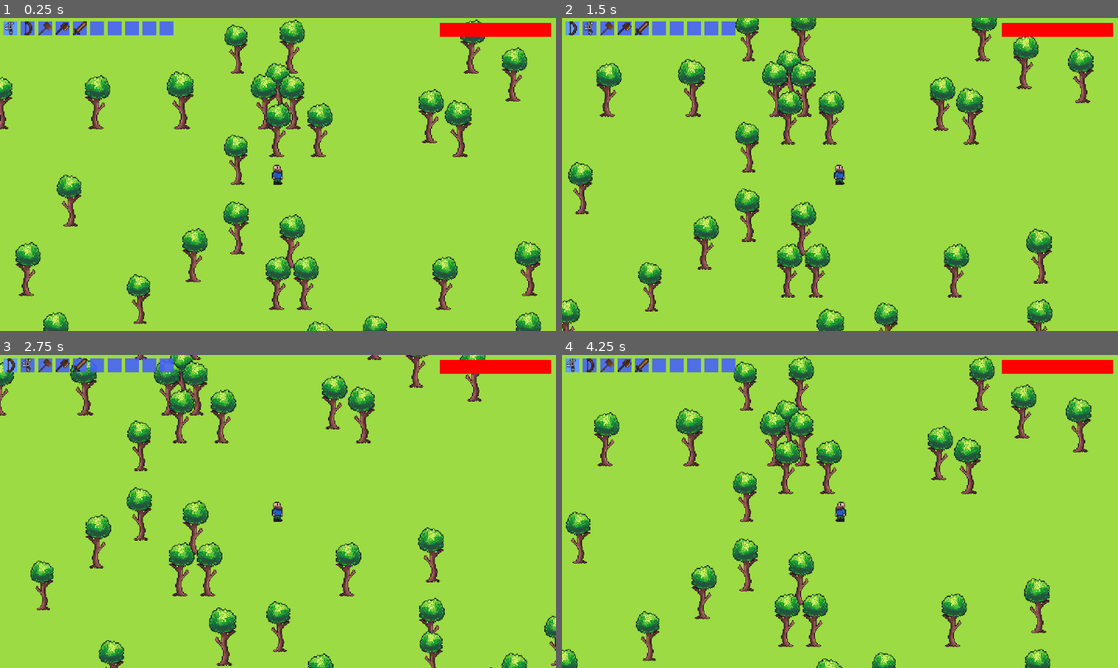
Above: before the commit, frames 1-4 (two rows, left to right).
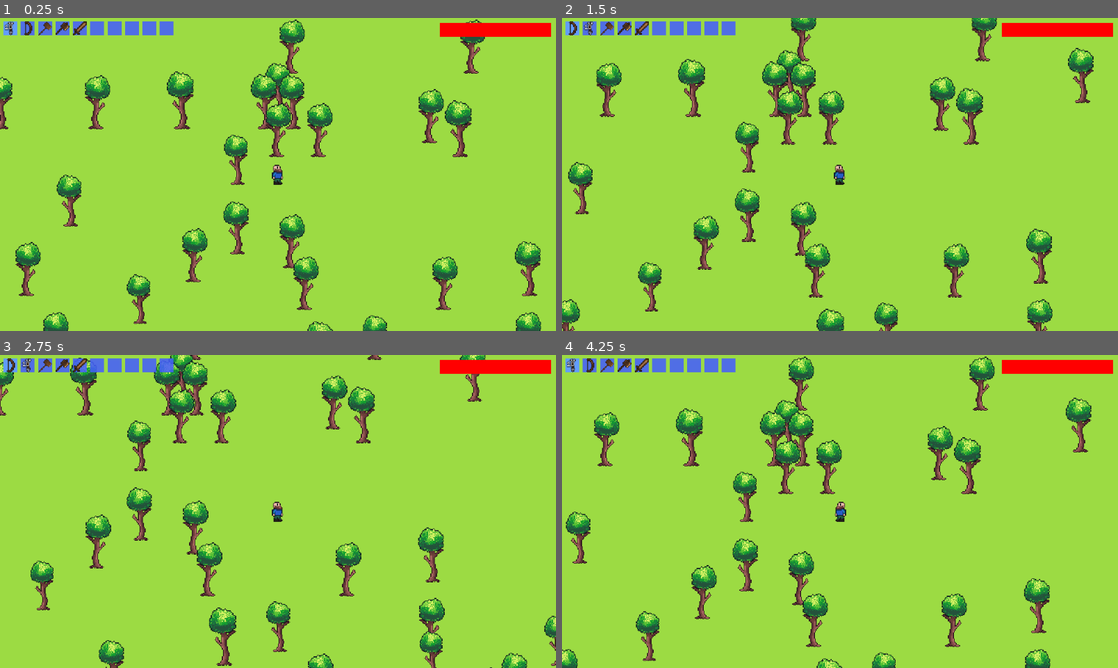
Above: after the commit, the same moments.

Repository: spsJakubSzydlowski/Evergrint
Game: Godot game, scene res://scenes/main.tscn
Two runs of this game, one before a commit and one after it. Both use one fixed random seed, a clock stepped at 60 frames per second and the inputs below.
Inputs (mouse positions are in pixels of both pictures, inside the frame that each line leads up to):
- Up to frame 1 (0.25 s): no input
- Up to frame 2 (1.5 s): tap Enter at 0.5 s; move the mouse to (573, 27) at 0.52 s; hold Right 0.53-1.28 s; tap A (a) at 0.6 s; click (573, 27) at 0.67 s; tap D (d) at 0.8, 1.35 s; move the mouse to (589, 27) at 1.27 s; hold Down from 1.28 s (still down); click (589, 27) at 1.42 s
- Up to frame 3 (2.75 s): tap S (s) at 1.55, 2.1 s; move the mouse to (11, 364) at 2.02 s; release Down at 2.03 s; hold Right from 2.03 s (still down); click (11, 364) at 2.17 s; tap W (w) at 2.3 s
- Up to frame 4 (4.25 s): move the mouse to (589, 364) at 2.77 s; release Right at 2.78 s; hold Up 2.78-3.53 s; tap W (w) at 2.85 s; click (589, 364) at 2.92 s; tap A (a) at 3.05, 3.6 s; move the mouse to (573, 364) at 3.52 s; hold Left from 3.53 s (still down); click (573, 364) at 3.67 s; tap D (d) at 3.8 s

The runs differ from the first frame. In frame 1, 1.2% of the frame differs, in the area x 40-95%, y 2-94%; in frame 2, 1.2%; in frame 3, 0.6%; in frame 4, 1.2%.

Commit message:
Update generate_surface.gd

Diff:
--- a/scripts/generate_surface.gd
+++ b/scripts/generate_surface.gd
@@ -4,7 +4,7 @@
 var world_width = 200
 var world_height = 200
 
-var tree_count = 1000
+var tree_count = 800
 
 func _ready() -> void:
 	while not DataManager.is_loaded:
@@ -49,6 +49,12 @@
 
 		var tile_data = get_cell_tile_data(random_map_pos)
 
+		var rect = get_used_rect()
+		var center_map_pos = rect.position + (rect.size / 2)
+
+		if random_map_pos == center_map_pos:
+			return
+
 		if tile_data and tile_data.get_custom_data("trees") and not tree_cells.has(random_map_pos):
 			var tree = DataManager.spawn_resource("oak_tree", world_pos)
 			tree_cells.append(random_map_pos)
